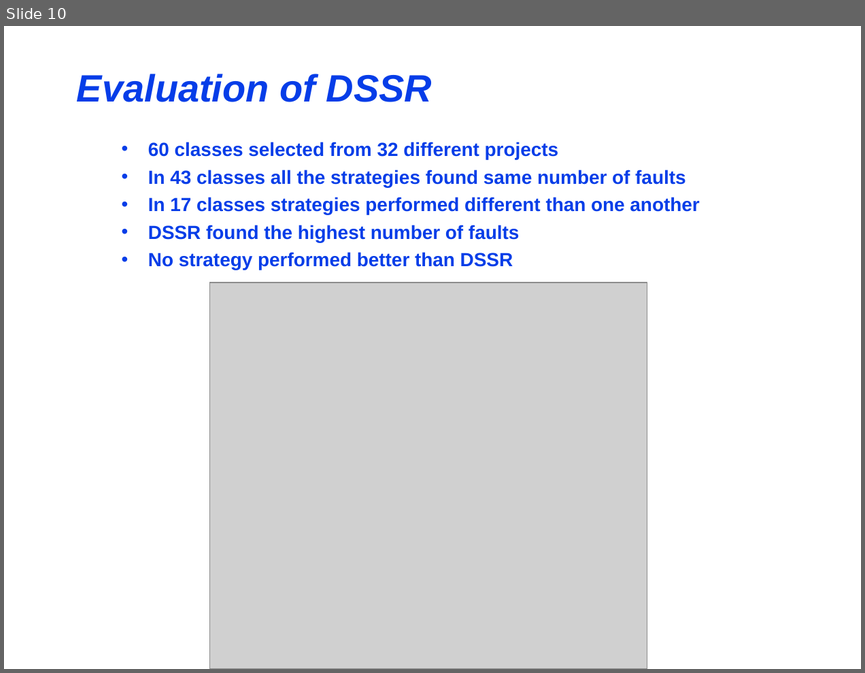
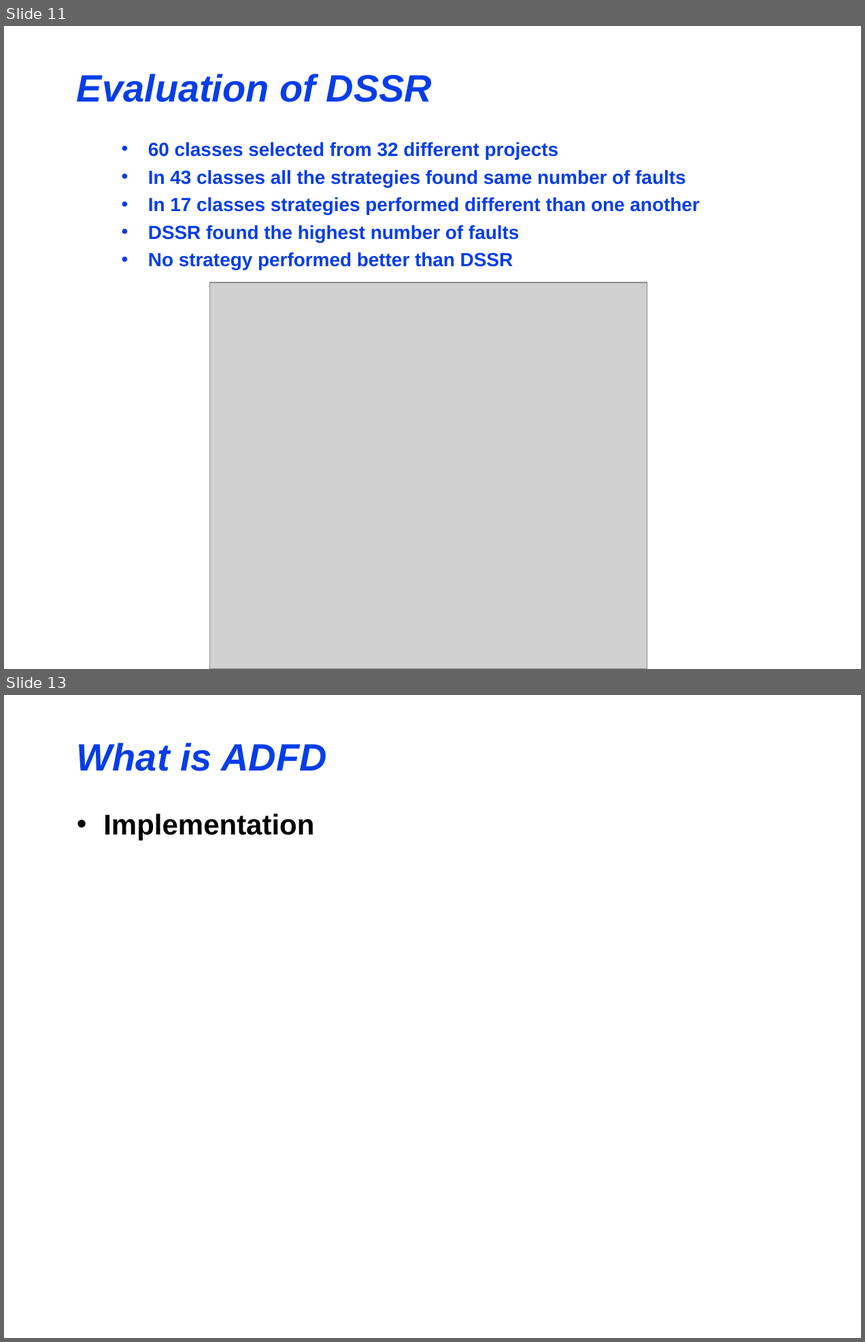
Before and after one commit to maochy/yeti-test, a slide deck: ThesisSeminar/ThesisSeminar.ppt. Shown one above the other, each under a label of ours: slide 10 before the commit, slides 11 and 13 after it; the slides between them are not shown. The pictures are 865x673 and 865x1342 pixels, drawn with LibreOffice and Linux fonts; fonts in the diff are those of the drawing; grey boxes stand for pictures. Boxes give left, top, right and bottom in pixels: in the first picture for what was removed or moved away, otherwise in the second. Text is boxed around its words. In the diff, an @@ line names an element or a change of style, - is before the commit and + after.

```diff
--- a/ThesisSeminar/ThesisSeminar.ppt
+++ b/ThesisSeminar/ThesisSeminar.ppt
@@ slide 13 added at box(4, 695, 861, 1338), background #FFFFFF @@
@@ title added at box(77, 743, 327, 771), 32 pt, text #063DE8, bold, italic @@
+What is ADFD
@@ text added at box(103, 813, 314, 841), 24 pt, text #000000, bold @@
+• Implementation
@@ what was slide 10 is now slide 11 @@
```
Also in this commit, not shown: 5 slides changed, 4 other slides added, 7 slides removed.
